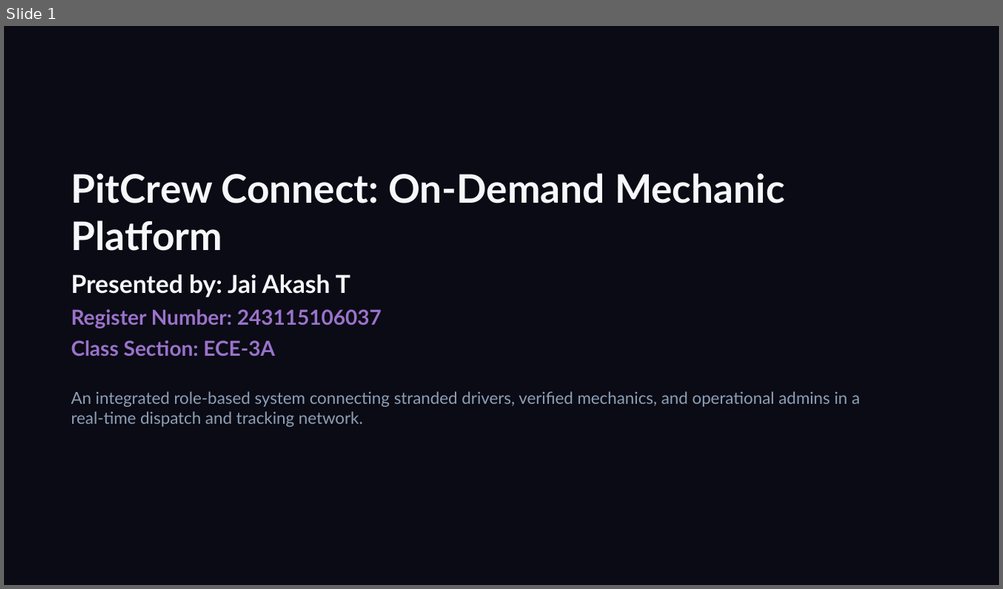
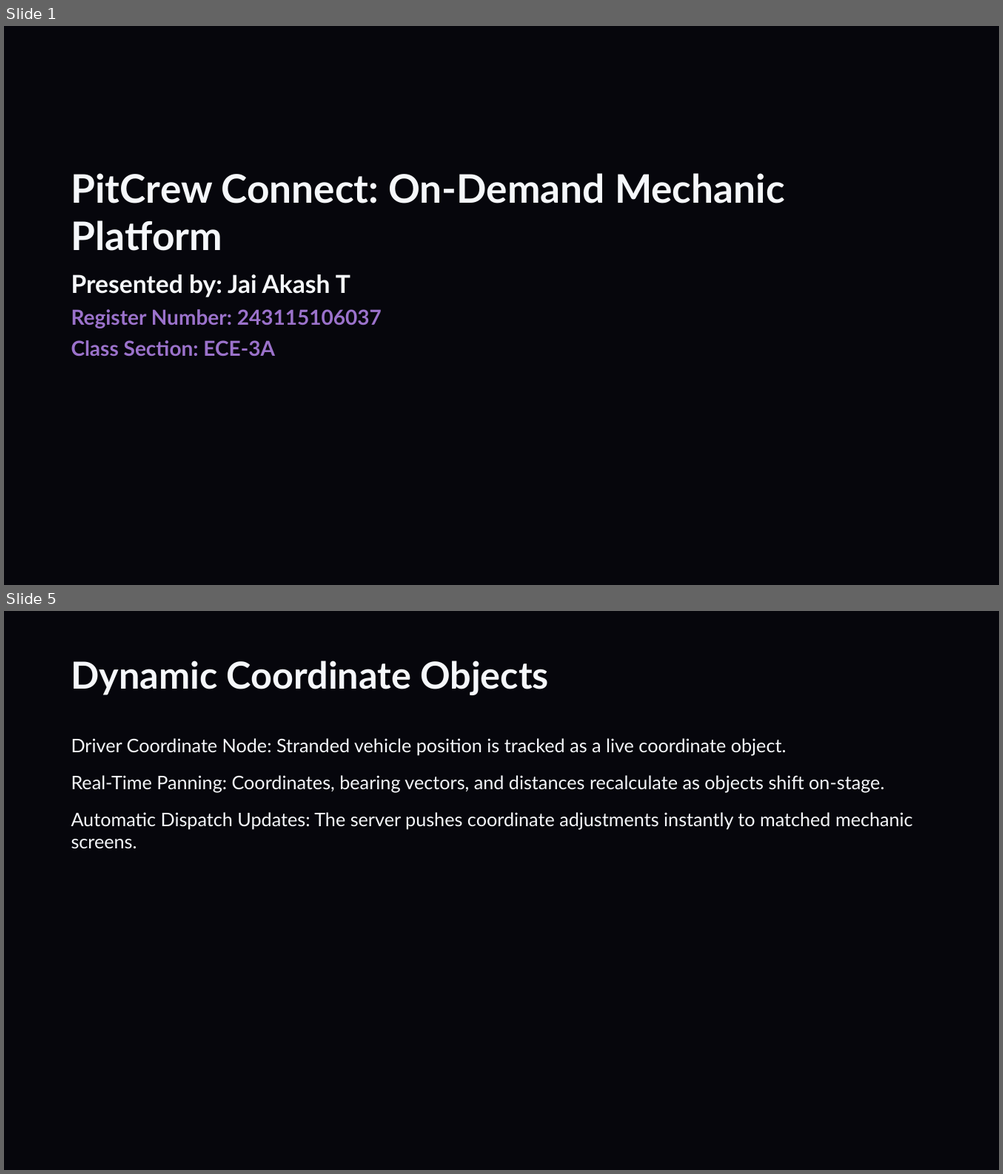
Before and after one commit to jaiAkash1209/Ecube-ppt, a slide deck: PitCrew_Connect_Showcase.pptx. Shown one above the other, each under a label of ours: slide 1 before the commit, slides 1 and 5 after it; the slides between them are not shown. The pictures are 1003x589 and 1003x1174 pixels, drawn with LibreOffice and Linux fonts; fonts in the diff are those of the drawing. Boxes give left, top, right and bottom in pixels: in the first picture for what was removed or moved away, otherwise in the second. Text is boxed around its words. In the diff, an @@ line names an element or a change of style, - is before the commit and + after.

```diff
--- a/PitCrew_Connect_Showcase.pptx
+++ b/PitCrew_Connect_Showcase.pptx
@@ slide 5 added at (4, 611, 999, 1170), background #06060C @@
@@ text added at (71, 661, 549, 695), 36 pt, text #F5F7FA, bold @@
+Dynamic Coordinate Objects
@@ text added at (71, 738, 913, 849), 18 pt, text #F5F7FA @@
+Driver Coordinate Node: Stranded vehicle position is tracked as a live coordinate object.
+Real-Time Panning: Coordinates, bearing vectors, and distances recalculate as objects shift on-stage.
+Automatic Dispatch Updates: The server pushes coordinate adjustments instantly to matched mechanic screens.
@@ slide 1 changed as well @@
@@ background #0A0B14 to #06060C @@
@@ text removed at (71, 392, 859, 427) @@
-An integrated role-based system connecting stranded drivers, verified mechanics, and operational admins in a real-time dispatch and tracking network.
```
Also in this commit, not shown: 4 other slides changed, 5 other slides added, 3 slides removed, 4 other files.
